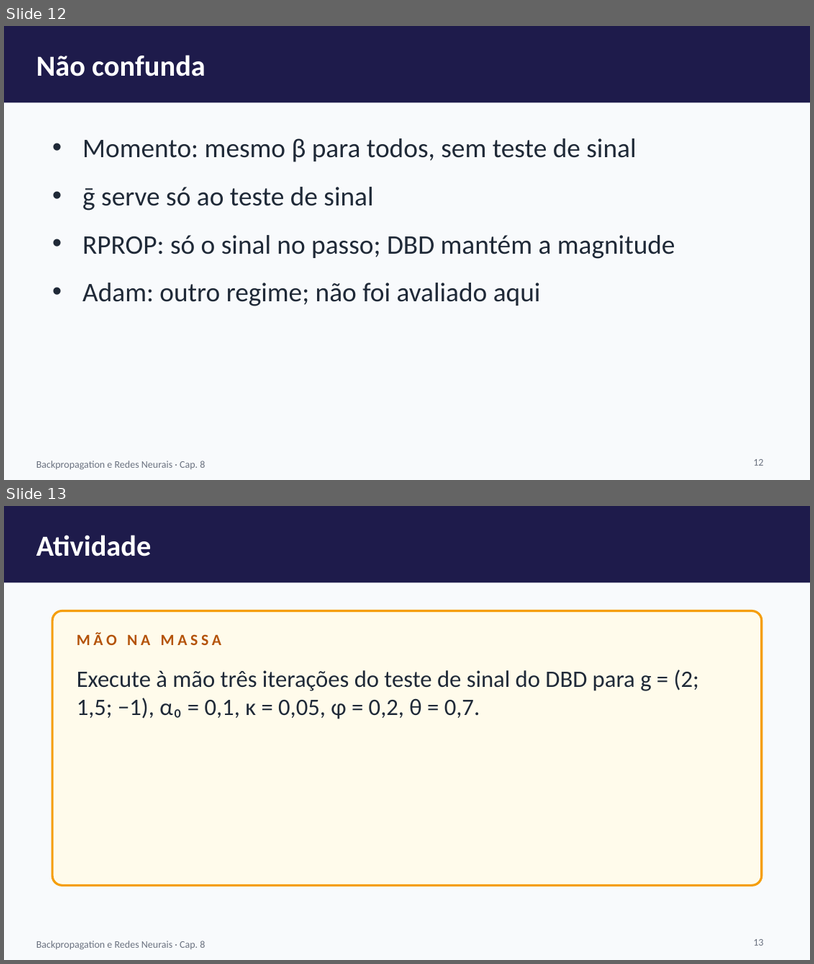
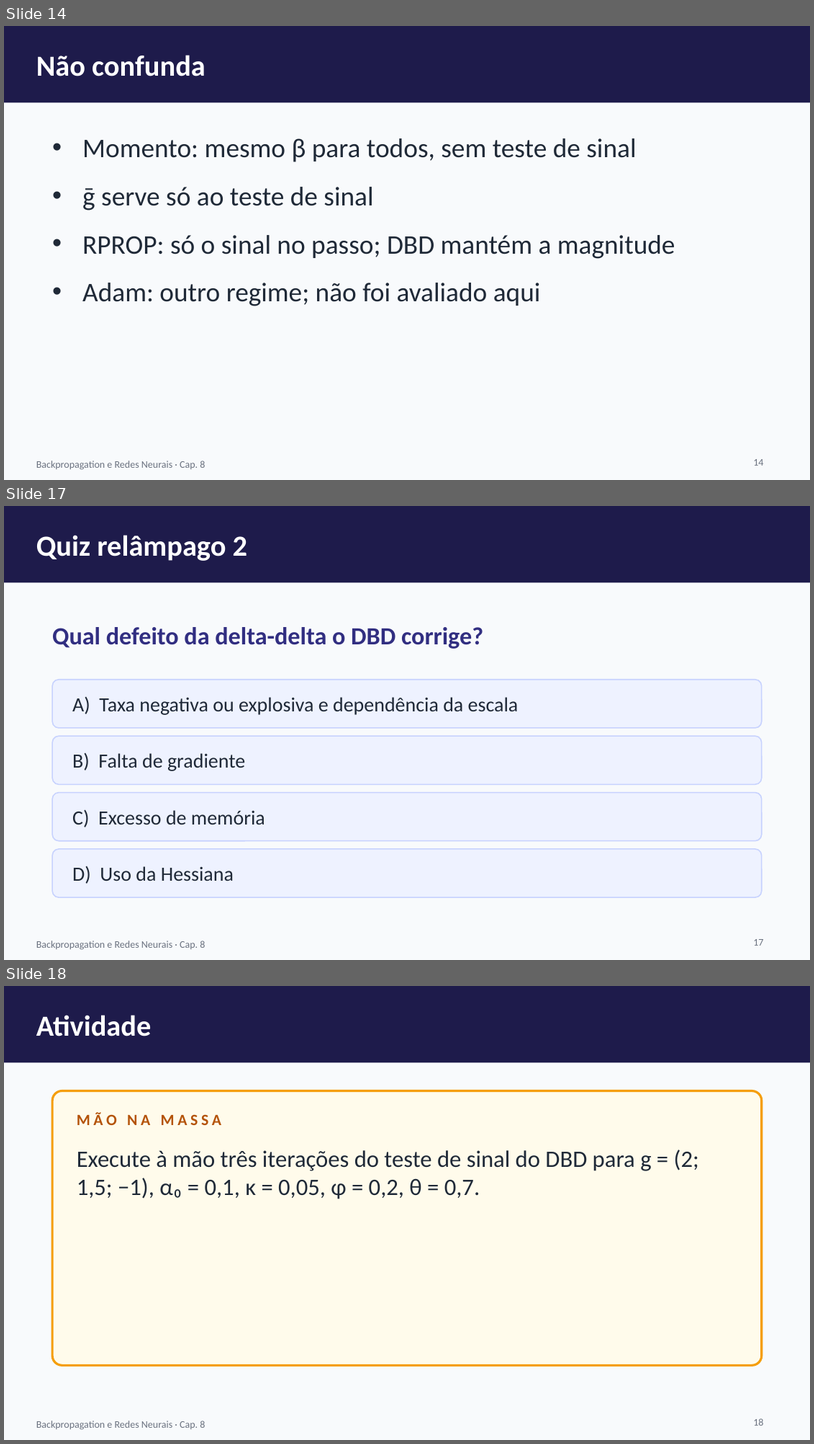
Before and after one commit to arakenmedeiros/claude, a slide deck: redes_neurais/slides/cap08_Delta_Bar_Delta_e_EDBD.pptx. Shown one above the other, each under a label of ours: slides 12 and 13 before the commit, slides 14, 17 and 18 after it; the slides between them are not shown. The pictures are 814x964 and 814x1444 pixels, drawn with LibreOffice and Linux fonts; fonts in the diff are those of the drawing. Boxes give left, top, right and bottom in pixels: in the first picture for what was removed or moved away, otherwise in the second. Text is boxed around its words. In the diff, an @@ line names an element or a change of style, - is before the commit and + after.

```diff
--- a/redes_neurais/slides/cap08_Delta_Bar_Delta_e_EDBD.pptx
+++ b/redes_neurais/slides/cap08_Delta_Bar_Delta_e_EDBD.pptx
@@ slide 17 added at [4,506,810,960], background #F8FAFC; not listed: 2 template elements that a slide beside it also shows @@
@@ text added at [36,535,247,561], 26 pt, text #FFFFFF, bold @@
+Quiz relâmpago 2
@@ text added at [52,627,484,649], 22 pt, text #312E81, bold @@
+Qual defeito da delta-delta o DBD corrige?
@@ rounded rectangle added at [52,680,762,728], fill #EEF2FF, outline #C7D2FE 1 pt @@
@@ text added at [72,697,519,715], 18 pt, text #1F2937 @@
+A) Taxa negativa ou explosiva e dependência da escala
@@ rounded rectangle added at [52,736,762,784], fill #EEF2FF, outline #C7D2FE 1 pt @@
@@ text added at [72,753,245,771], 18 pt, text #1F2937 @@
+B) Falta de gradiente
@@ rounded rectangle added at [52,793,762,841], fill #EEF2FF, outline #C7D2FE 1 pt @@
@@ text added at [72,809,265,827], 18 pt, text #1F2937 @@
+C) Excesso de memória
@@ rounded rectangle added at [52,849,762,897], fill #EEF2FF, outline #C7D2FE 1 pt @@
@@ text added at [72,866,234,883], 18 pt, text #1F2937 @@
+D) Uso da Hessiana
@@ page number added at [754,939,764,945], 9 pt, text #6B7280 @@
+17
@@ what was slide 12 is now slide 14 @@
@@ page number at [754,459,764,465]: text changed @@
-12
+14
@@ what was slide 13 is now slide 18 @@
@@ page number at [754,1418,764,1425]: text changed @@
-13
+18
```
Also in this commit, not shown: 5 other slides added, 10 other files.
